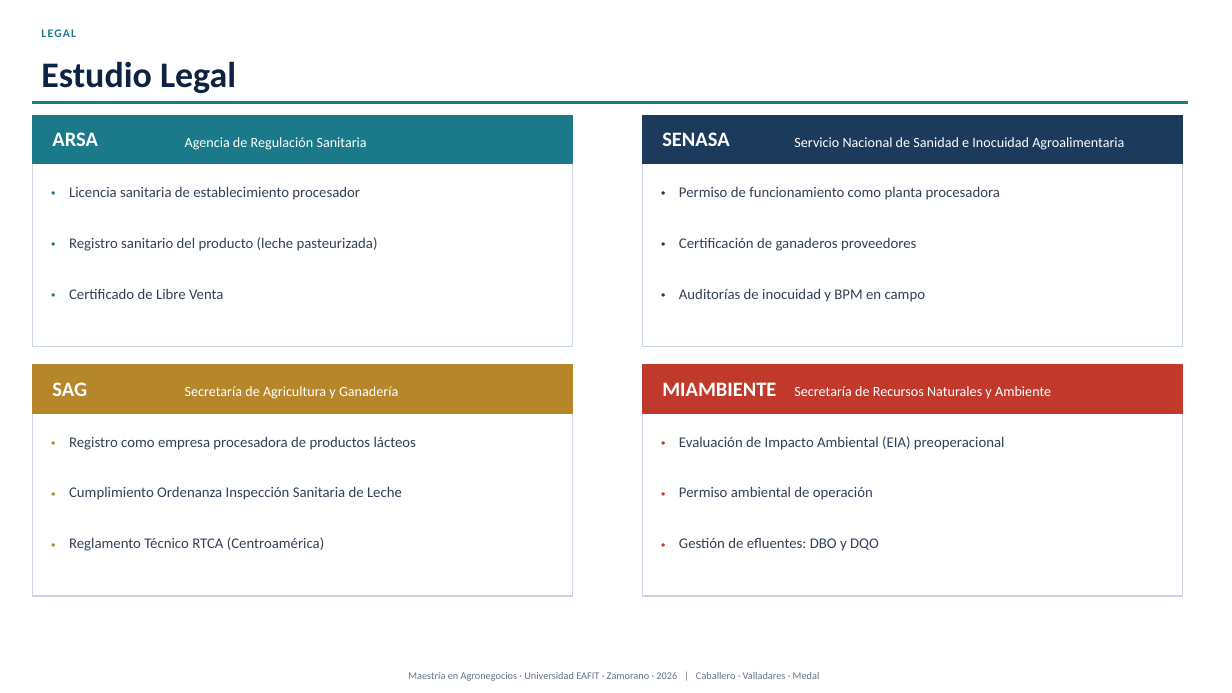
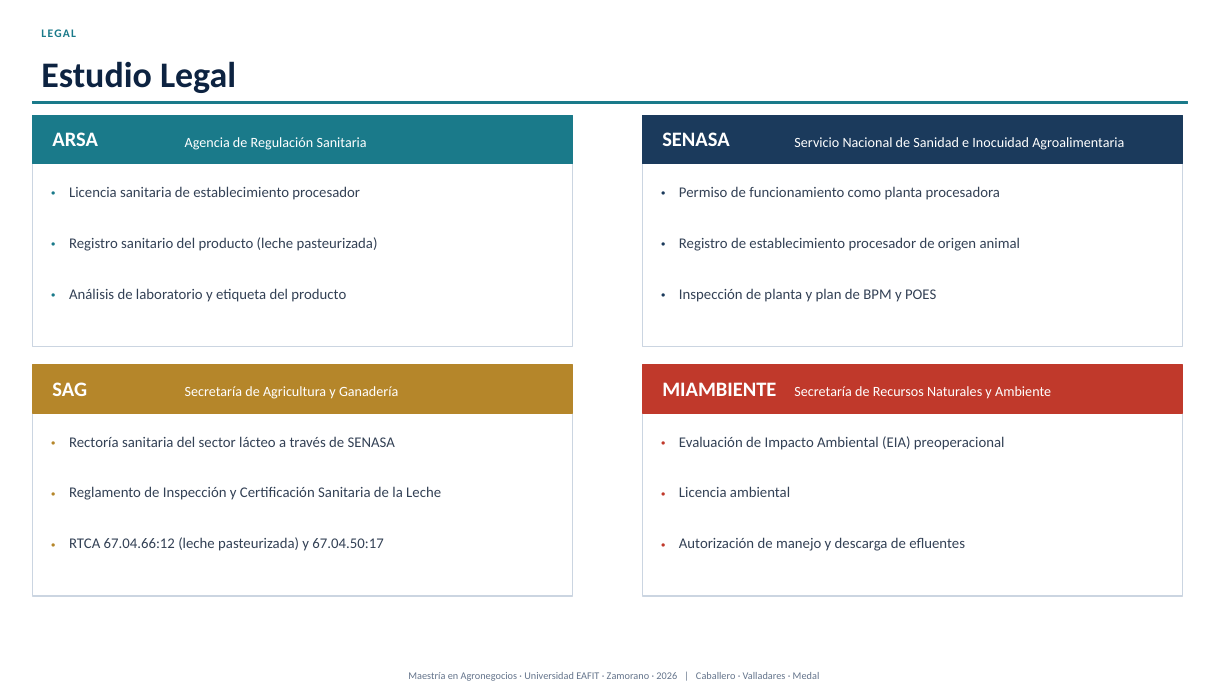
Before and after one commit to modelqdeluxe-ops/ss, a slide deck: slide 19 of Defensa_Tesis_Jaime_Fredy_Horacio_corregida.pptx. Drawn at 1232x693 pixels with LibreOffice and Linux fonts; fonts in the diff are those of the drawing. Boxes give left, top, right and bottom in pixels: in the first picture for what was removed or moved away, otherwise in the second. Text is boxed around its words. In the diff, an @@ line names an element or a change of style, - is before the commit and + after.

```diff
--- a/Defensa_Tesis_Jaime_Fredy_Horacio_corregida.pptx
+++ b/Defensa_Tesis_Jaime_Fredy_Horacio_corregida.pptx
@@ text at (679,237,1020,251): text changed @@
-Certificación de ganaderos proveedores
+Registro de establecimiento procesador de origen animal
@@ text at (69,288,346,302): text changed @@
-Certificado de Libre Venta
+Análisis de laboratorio y etiqueta del producto
@@ text at (679,288,936,302): text changed @@
-Auditorías de inocuidad y BPM en campo
+Inspección de planta y plan de BPM y POES
@@ text at (69,436,395,447): text changed @@
-Registro como empresa procesadora de productos lácteos
+Rectoría sanitaria del sector lácteo a través de SENASA
@@ text at (69,486,441,500): text changed @@
-Cumplimiento Ordenanza Inspección Sanitaria de Leche
+Reglamento de Inspección y Certificación Sanitaria de la Leche
@@ text at (679,486,790,497): text changed @@
-Permiso ambiental de operación
+Licencia ambiental
@@ text at (69,537,383,551): text changed @@
-Reglamento Técnico RTCA (Centroamérica)
+RTCA 67.04.66:12 (leche pasteurizada) y 67.04.50:17
@@ text at (679,537,965,551): text changed @@
-Gestión de efluentes: DBO y DQO
+Autorización de manejo y descarga de efluentes
```
Also in this commit, not shown: 19 other slides changed, 2 other files.
